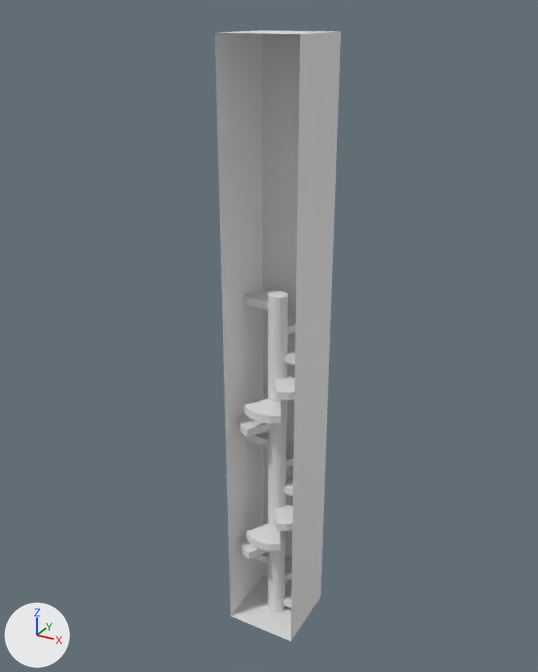
An edit to the Blender file HeroSupport/Assets/_Imports/SpiralStairs.blend, drawn before and after from the same camera.
Both versions are drawn from a 50 mm lens placed at (4.08, -7.64, 8.23), pointed at (-0.12, -0.02, 4.42). Arrows for +X, +Y and +Z are at lower left; the lights stay in place. Mesh edges are drawn as thin lines on the coarser meshes.

In view in the first picture: 'SpiralStairs'.
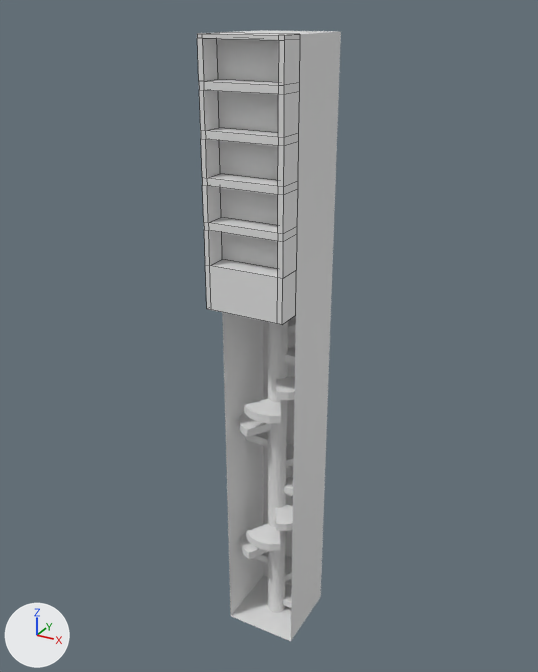
Pixel boxes (x1, y1, x2, y2) of what changed, in the pictures (538 x 672 px):
'Bookshelf', added: after (197, 33, 300, 325)

The edits, one by one:
Mesh me_bookshelf is new.
It has 116 vertices, 114 faces and spans x -1.0..1.0, y -1.0..1.0, z -1.0..1.0.
Object 'Bookshelf' (ob_bookshelf) is new; it shows me_bookshelf.
Its parent is ob_spiralstairs.
Its location is (0.0, -0.67, 6.5).
Its scale is (0.5, 0.165, 1.5).
